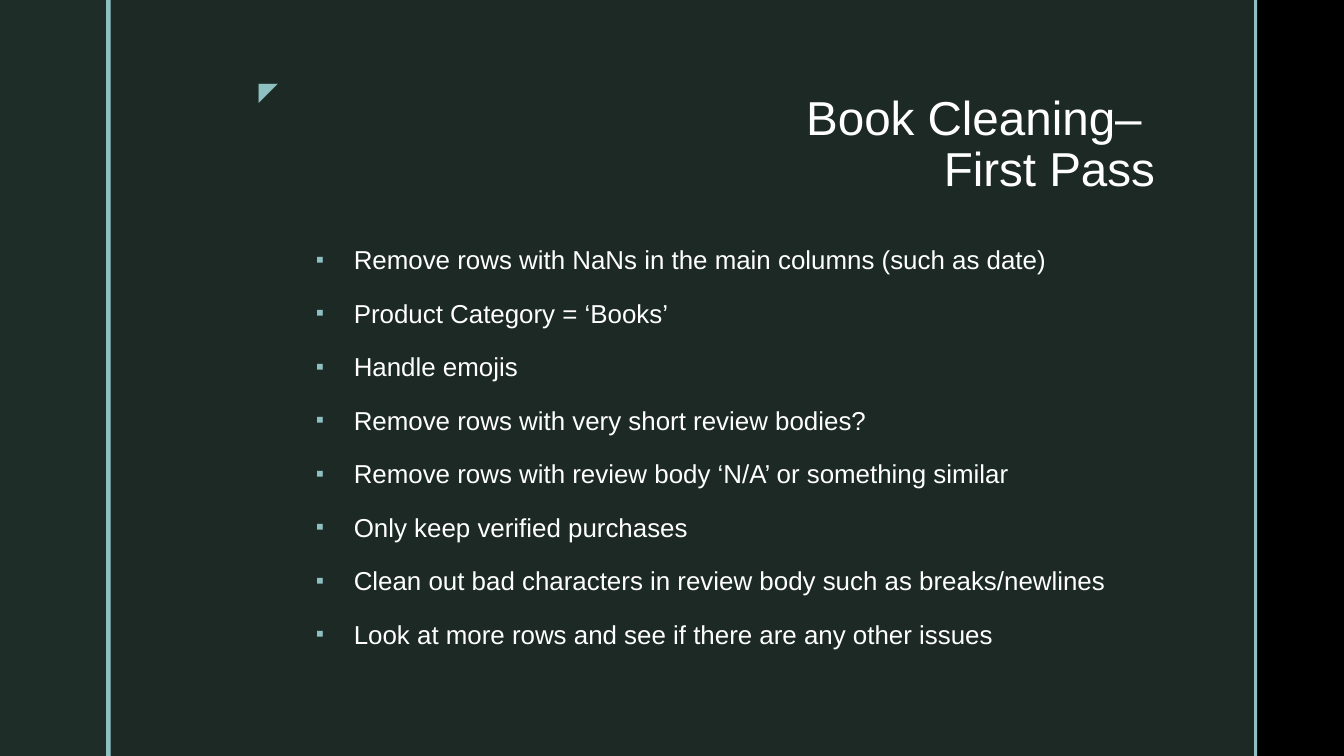
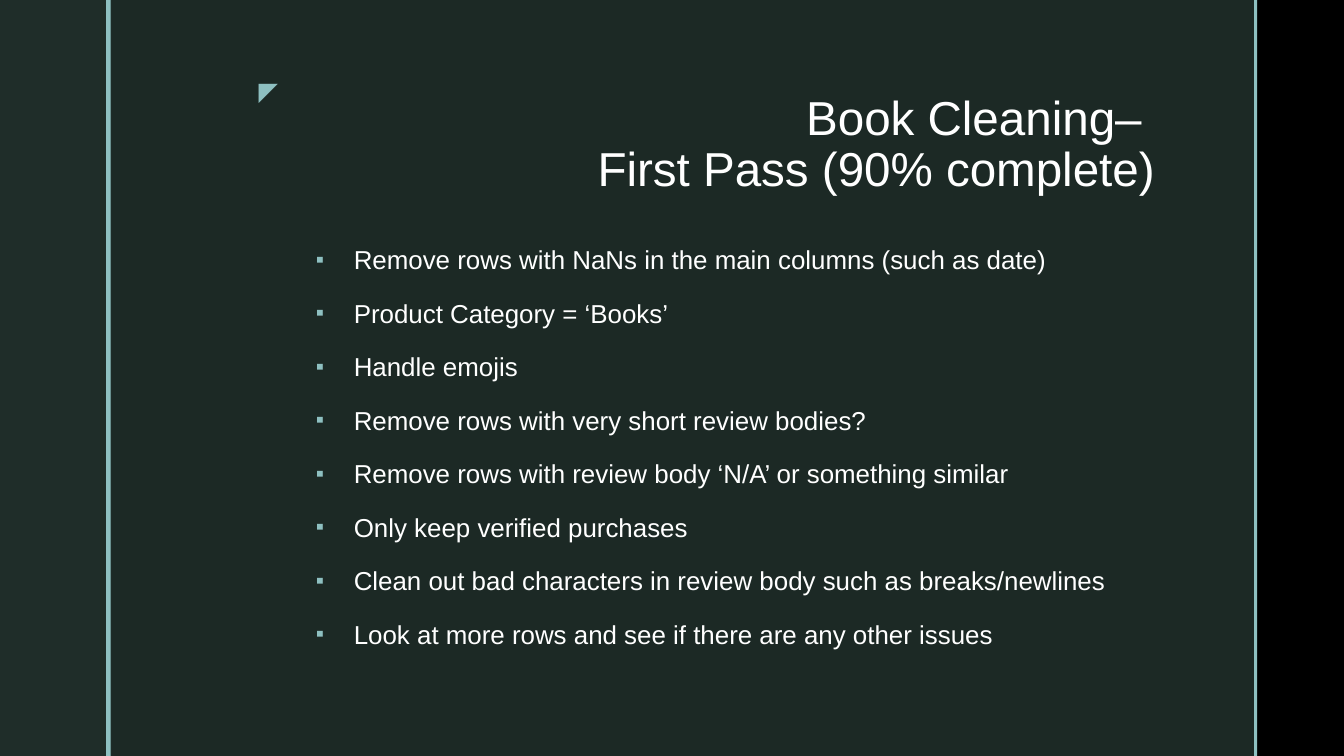
Before and after one commit to TKarlovitzDrexel/DSCI591_ACRSent, a slide deck: slide 3 of PitchPresentationACRSent.pptx (slide 2 before the commit). Drawn at 1344x756 pixels with LibreOffice and Linux fonts; fonts in the diff are those of the drawing; background and template pictures are left out. Boxes give left, top, right and bottom in pixels: in the first picture for what was removed or moved away, otherwise in the second. Text is boxed around its words. In the diff, an @@ line names an element or a change of style, - is before the commit and + after.

Commit message:
Updates to book data for pitch presentation
Started the background information

```diff
--- a/PitchPresentationACRSent.pptx
+++ b/PitchPresentationACRSent.pptx
@@ title at (598,100,1155,196): text changed @@
-Book Cleaning–
-First Pass
+Book Cleaning–
+First Pass (90% complete)
```
Also in this commit, not shown: 3 other slides changed, 2 slides added.
